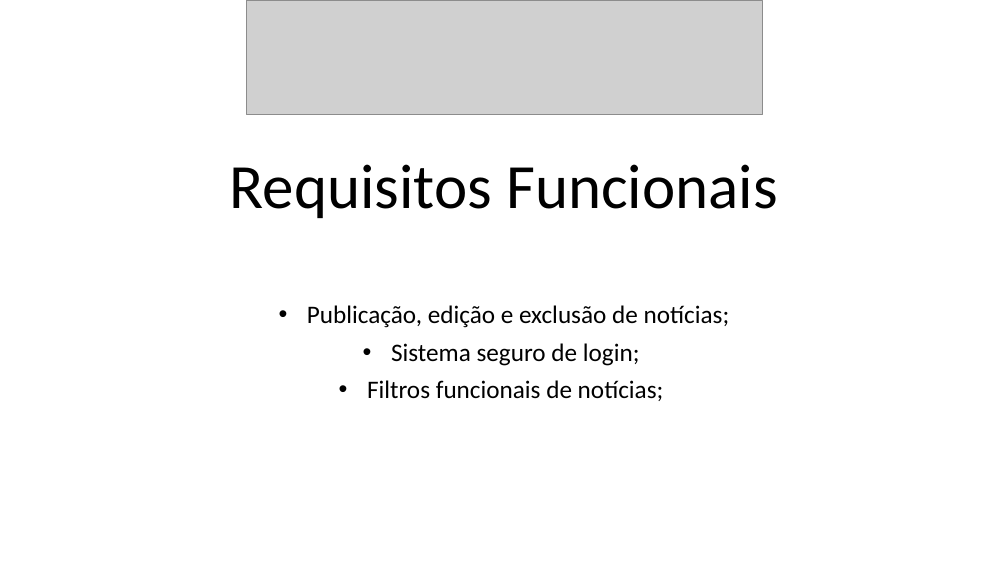
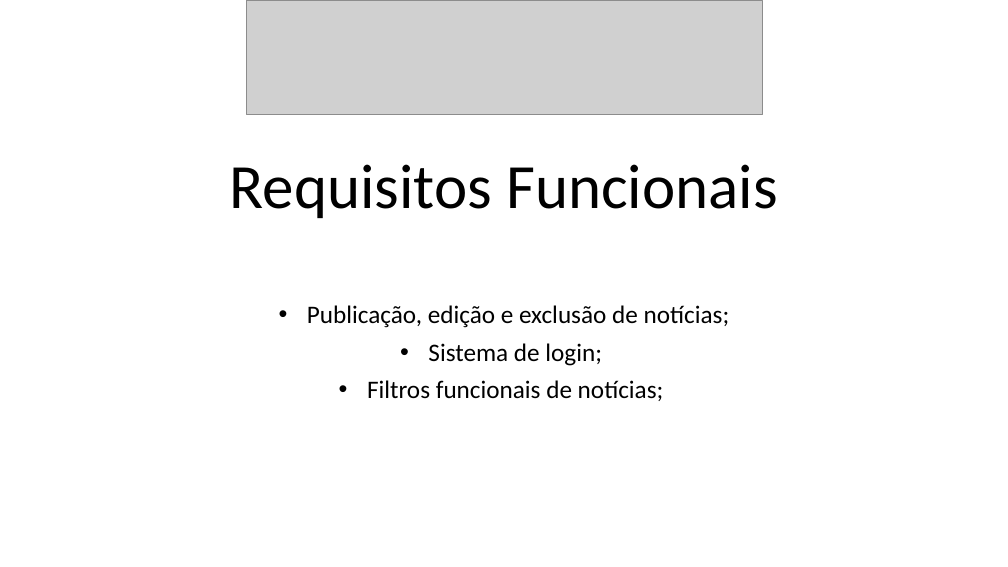
Before and after one commit to felipe-remus/Blog-Race, a slide deck: slide 6 of Documentação/Apresentação PI 2.0.pptx. Drawn at 1008x567 pixels with LibreOffice and Linux fonts; fonts in the diff are those of the drawing; grey boxes stand for pictures. Boxes give left, top, right and bottom in pixels: in the first picture for what was removed or moved away, otherwise in the second. Text is boxed around its words. In the diff, an @@ line names an element or a change of style, - is before the commit and + after.

```diff
--- a/Documentação/Apresentação PI 2.0.pptx
+++ b/Documentação/Apresentação PI 2.0.pptx
@@ subtitle at box(428, 343, 602, 366): text changed @@
-• Sistema seguro de login;
+• Sistema de login;
```
Also in this commit, not shown: 5 other slides changed, 1 slide added, 2 slides removed, 5 other files.
